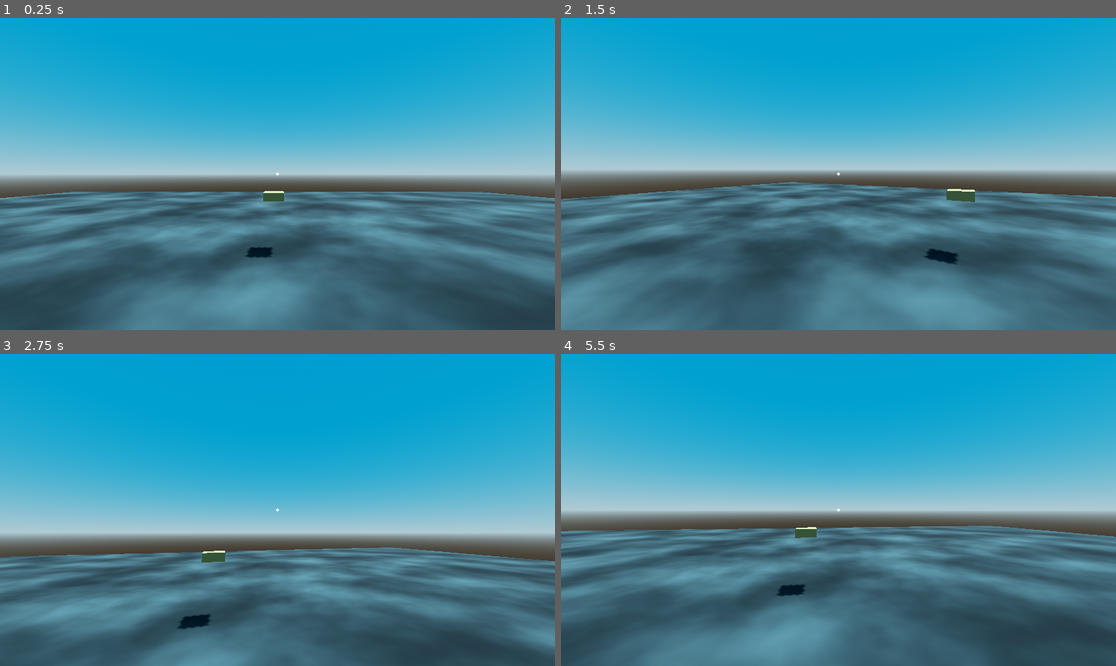
Above: before the commit, frames 1-4 (two rows, left to right).
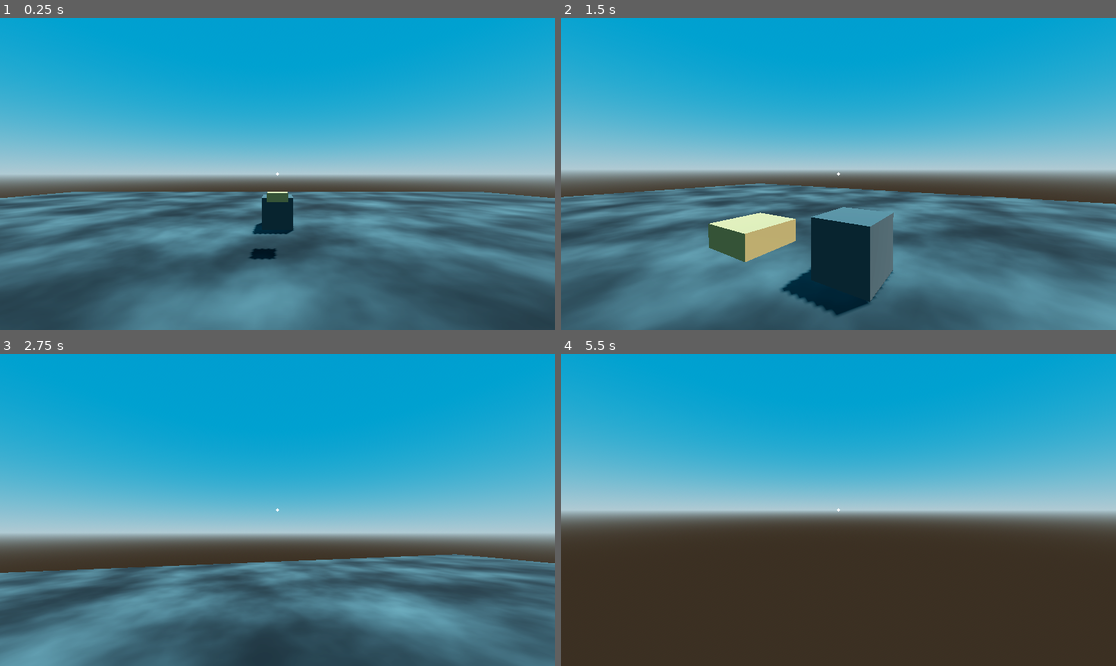
Above: after the commit, the same moments.

Repository: ZsoltHevesi/spooky-cooking-sim
Game: Godot game, scene res://3d_cooking/worlds/restaurant.tscn
Two runs of this game, one before a commit and one after it. Both use one fixed random seed, a clock stepped at 60 frames per second and the inputs below. This scene is started directly instead of the project's main scene.
Inputs (mouse positions are in pixels of both pictures, inside the frame that each line leads up to):
- Up to frame 1 (0.25 s): no input
- Up to frame 2 (1.5 s): tap Enter at 0.5 s; move the mouse to (866, 174) at 0.52 s; hold W (move_forward) from 0.53 s (still down); tap E (interact) at 0.6, 1.35 s; click (866, 174) at 0.67 s; move the mouse to (810, 174) at 1.27 s
- Up to frame 3 (2.75 s): keep holding W (move_forward); move the mouse to (288, 503) at 2.02 s; tap E (interact) at 2.1 s
- Up to frame 4 (5.5 s): keep holding W (move_forward); move the mouse to (832, 516) at 2.77 s; tap E (interact) every 0.75 s from 2.85 to 5.1 s; click (832, 516) at 2.92 s; move the mouse to (877, 513) at 3.52 s; move the mouse to (794, 506) at 4.27 s; move the mouse to (844, 510) at 5.02 s; click (844, 510) at 5.17 s

The runs differ from the first frame. In frame 1, 0.8% of the frame differs, in the area x 1-100%, y 55-78%; in frame 2, 28%; in frame 3, 20%; in frame 4, 44%, in the area x 0-100%, y 55-100%.

Commit message:
moved oven
gaem

Diff:
--- a/3d_cooking/worlds/restaurant.tscn
+++ b/3d_cooking/worlds/restaurant.tscn
@@ -59,3 +59,4 @@
 shape = SubResource("ConcavePolygonShape3D_5lg2l")
 
 [node name="stove_prototype" parent="." instance=ExtResource("3_jr16j")]
+transform = Transform3D(1, 0, 0, 0, 1, 0, 0, 0, 1, 0, 0.5, -6.86192)
